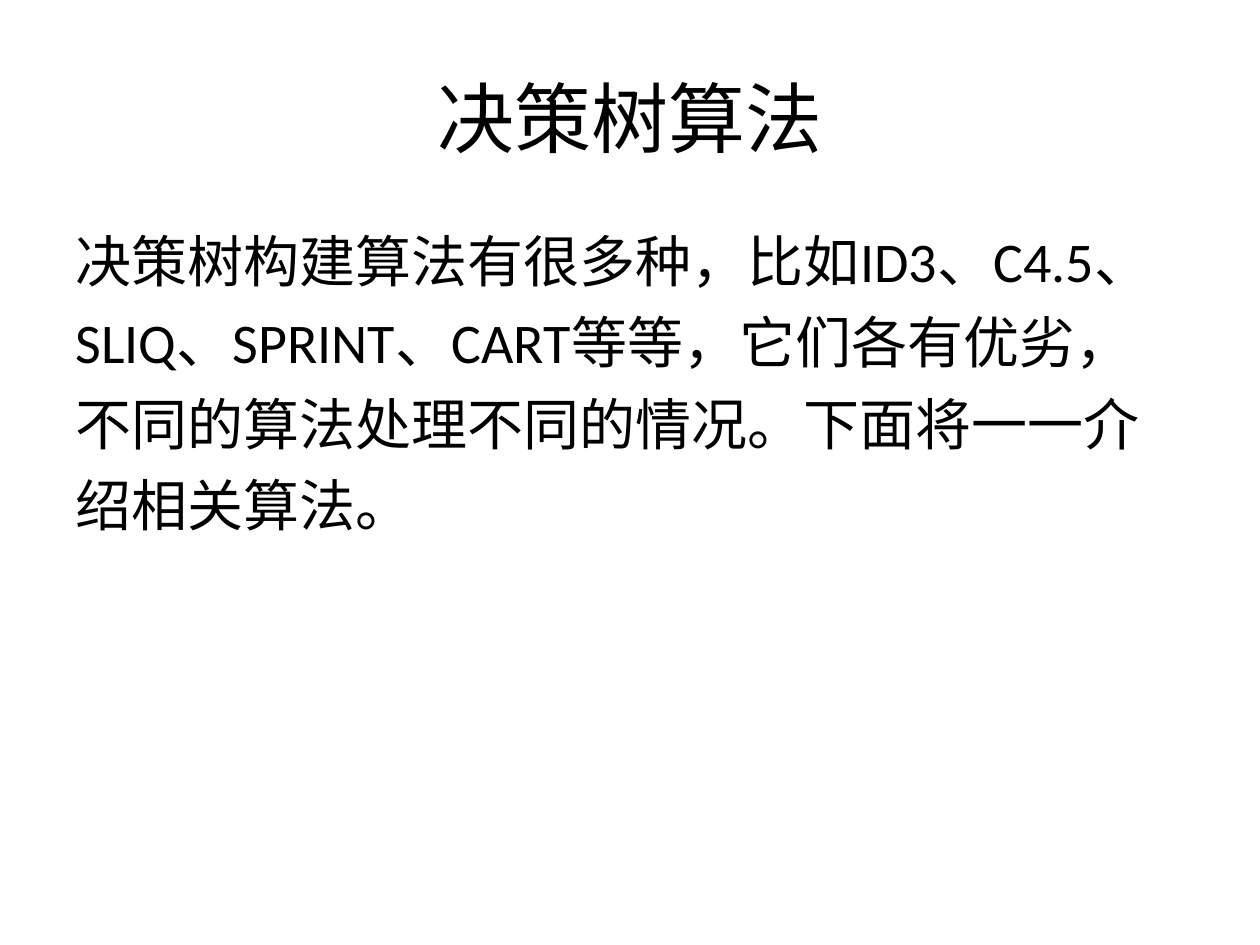
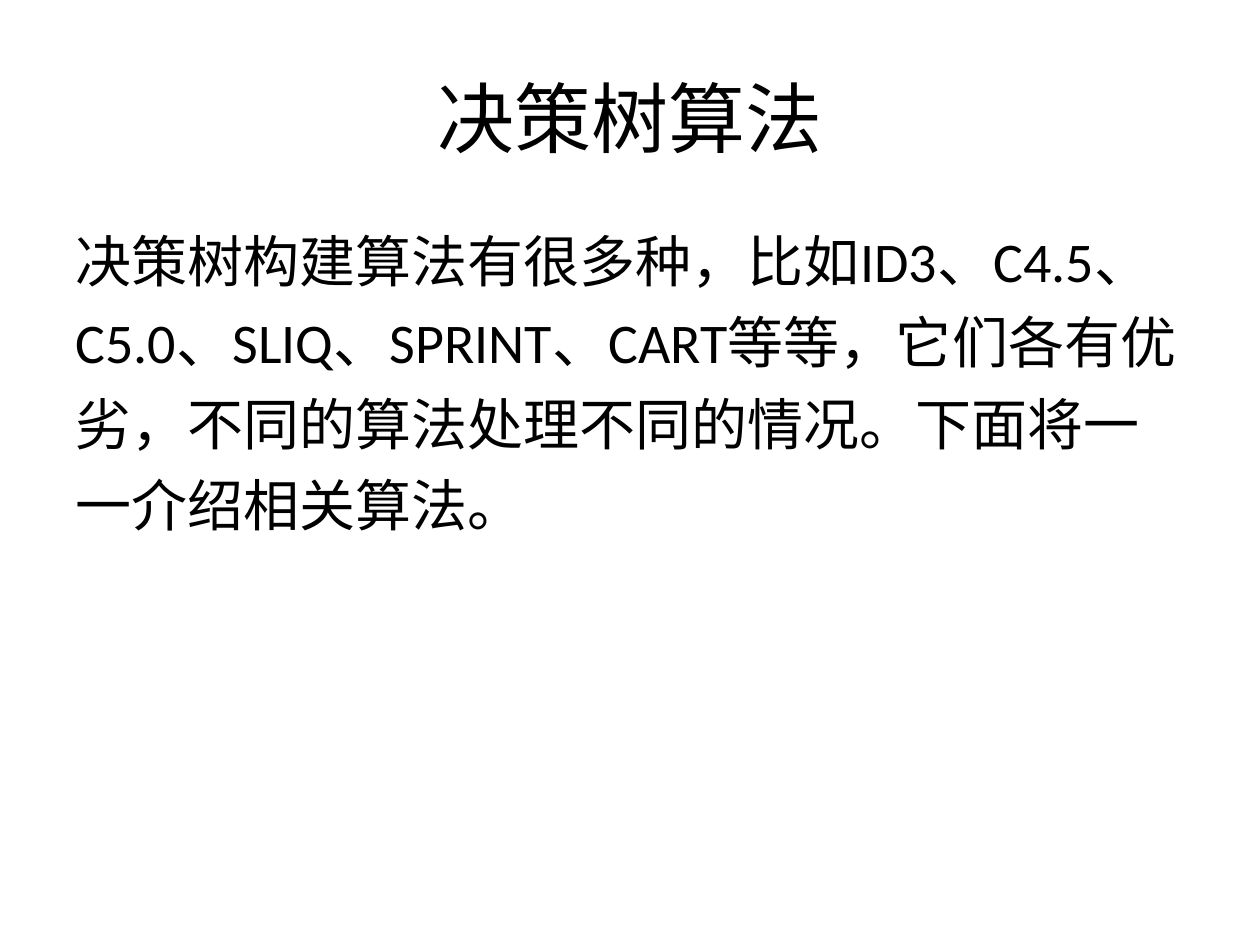
Before and after one commit to fighting-one-piece/shell-scripts, a slide deck: slide 4 of data_mining/src/main/resources/doc/decisiontree.ppt. Drawn at 1260x945 pixels with LibreOffice and Linux fonts; fonts in the diff are those of the drawing. Boxes give left, top, right and bottom in pixels: in the first picture for what was removed or moved away, otherwise in the second. Text is boxed around its words. In the diff, an @@ line names an element or a change of style, - is before the commit and + after.

```diff
--- a/data_mining/src/main/resources/doc/decisiontree.ppt
+++ b/data_mining/src/main/resources/doc/decisiontree.ppt
@@ text at (75, 317, 1176, 531): text changed @@
-SLIQ、SPRINT、CART等等，它们各有优劣，
-不同的算法处理不同的情况。下面将一一介
-绍相关算法。
+C5.0、SLIQ、SPRINT、CART等等，它们各有优
+劣，不同的算法处理不同的情况。下面将一
+一介绍相关算法。
```
Also in this commit, not shown: 3 slides added, 9 other files.
